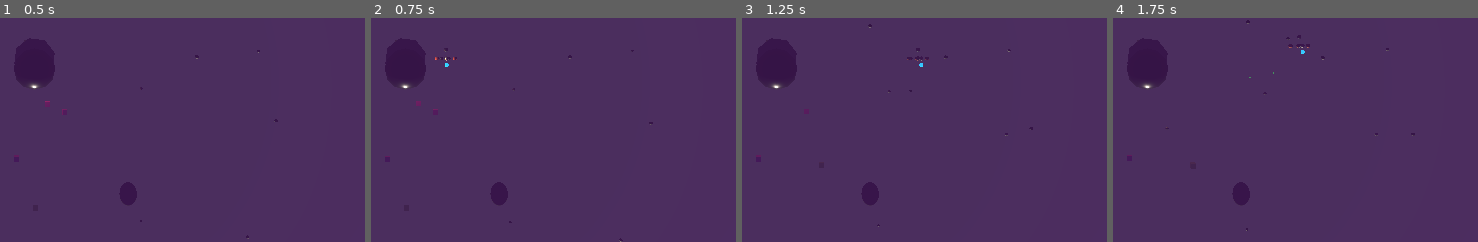
Above: before the commit, frames 1-4 (left to right).
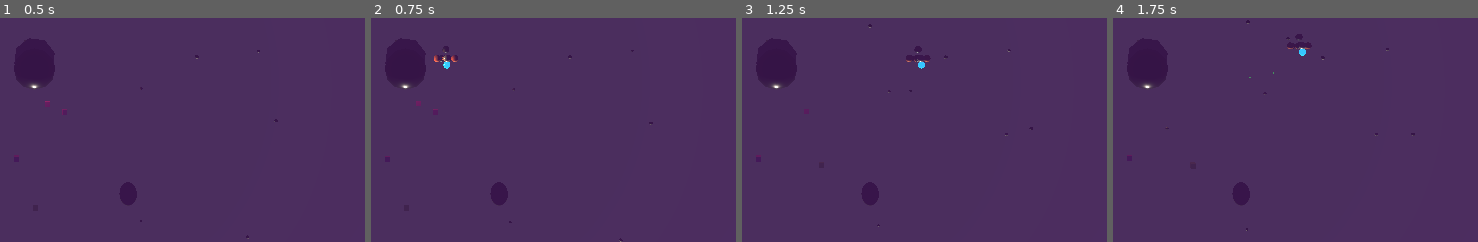
Above: after the commit, the same moments.

Repository: qnctx/star-abyss-game
Game: Godot game, scene res://scenes/main.tscn
Same seed, same stepped clock (60 frames per second), same inputs: the game is played once before the commit and once after it.
Inputs (mouse positions are % of the whole screen's width and height, from its top left):
- Up to frame 1 (0.5 s): no input
- Up to frame 2 (0.75 s): tap Enter at 0.5 s; move the mouse to (79, 45) at 0.52 s; hold D (move_right) from 0.53 s (still down); hold E (interact) from 0.53 s (still down)
- Up to frame 3 (1.25 s): keep holding D (move_right); keep holding E (interact)
- Up to frame 4 (1.75 s): move the mouse to (33, 55) at 1.27 s; release D (move_right) at 1.28 s; release E (interact) at 1.28 s; hold S (move_back) from 1.28 s (still down); click (33, 55) at 1.35 s
The pictures show only the part of the screen within x 50-100%, y 41-91%; the shares and areas given below are measured in that part.

Frame 1 is identical in both runs. In frame 2, 0.2% of the frame differs, in the area x 17-24%, y 12-23%; in frame 3, 0.1%; in frame 4, 0.1%.
Error in both runs: Invalid assignment of property or key 'light_intensity' with value of type 'float' on a base object of type 'OmniLight3D'. (res://scripts/base_pod.gd:15)

Commit message:
visuals: scale up player astronaut model for better visibility

Diff:
--- a/src/scenes/player_model.tscn
+++ b/src/scenes/player_model.tscn
@@ -32,8 +32,8 @@
 metallic = 0.0
 
 [sub_resource type="SphereMesh" id="SphereMesh_particle"]
-radius = 0.08
-height = 0.16
+radius = 0.14
+height = 0.28
 
 [sub_resource type="ParticleProcessMaterial" id="ParticleProcessMaterial_ambient"]
 lifetime_randomness = 0.5
